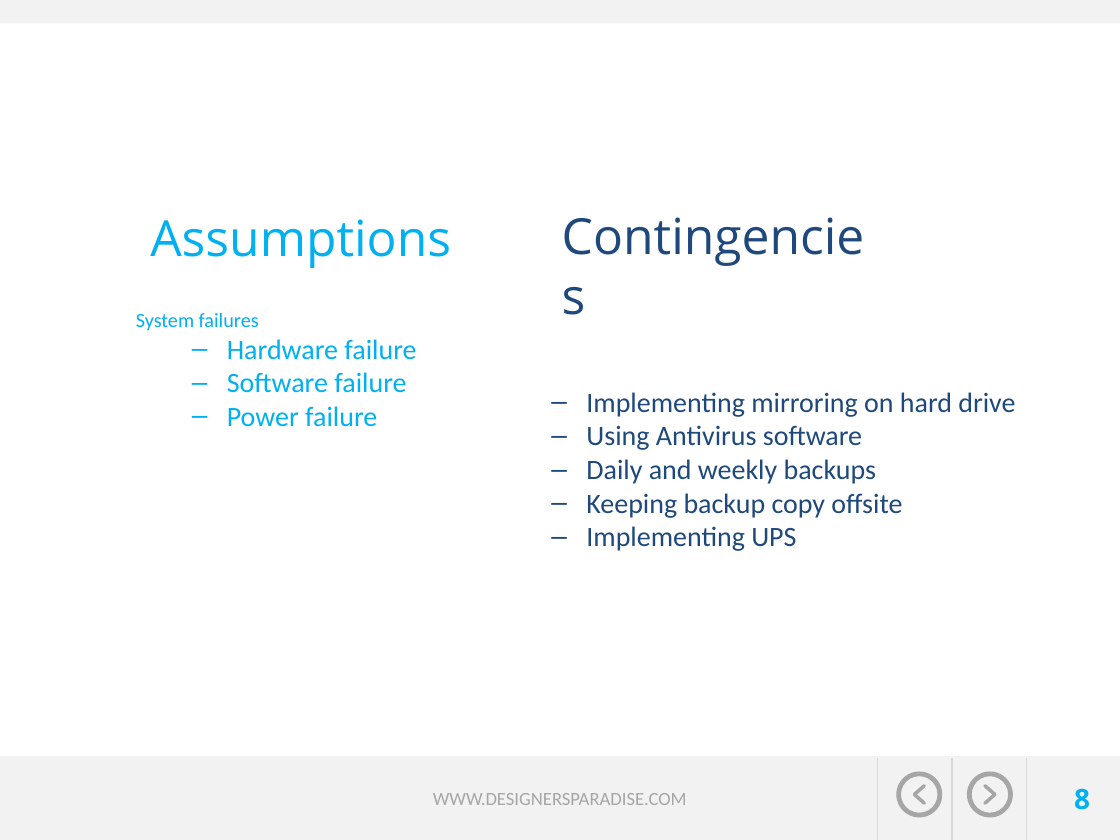
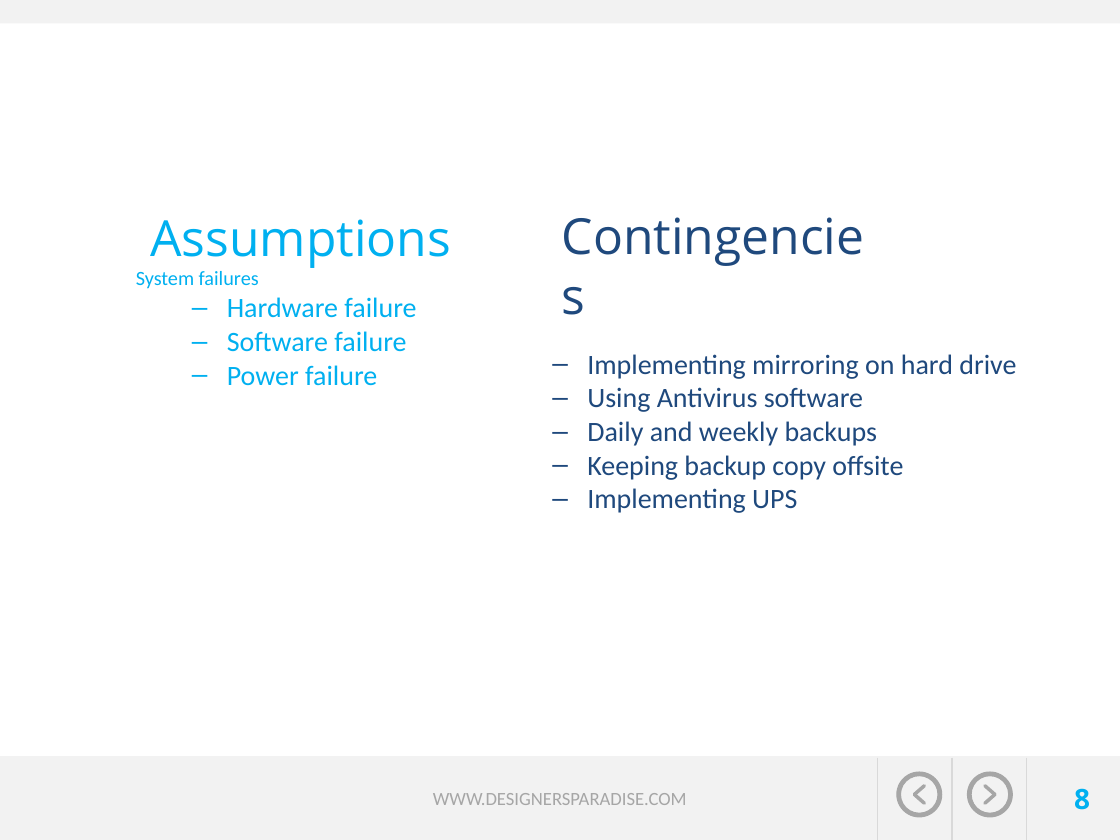
Before and after one commit to jvector-solutions/SAIT-OOSD-Team5, a slide deck: slide 8 of presentation/Travel expert presentation_Group5-John-Megha-Brian-Mahmood.pptx. Drawn at 1120x840 pixels with LibreOffice and Linux fonts; fonts in the diff are those of the drawing; background and template pictures are left out. Boxes give left, top, right and bottom in pixels: in the first picture for what was removed or moved away, otherwise in the second. Text is boxed around its words. In the diff, an @@ line names an element or a change of style, - is before the commit and + after.

Commit message:
Updated

```diff
--- a/presentation/Travel expert presentation_Group5-John-Megha-Brian-Mahmood.pptx
+++ b/presentation/Travel expert presentation_Group5-John-Megha-Brian-Mahmood.pptx
@@ text "System failures": place and size @@
-text "System failures" at <box>136,313,416,427</box>
+text "System failures" at <box>136,271,416,386</box>
@@ text "Implementing mirroring on hard drive": place and size @@
-text "Implementing mirroring on hard drive" at <box>586,392,1015,551</box>
+text "Implementing mirroring on hard drive" at <box>587,354,1016,513</box>
```
